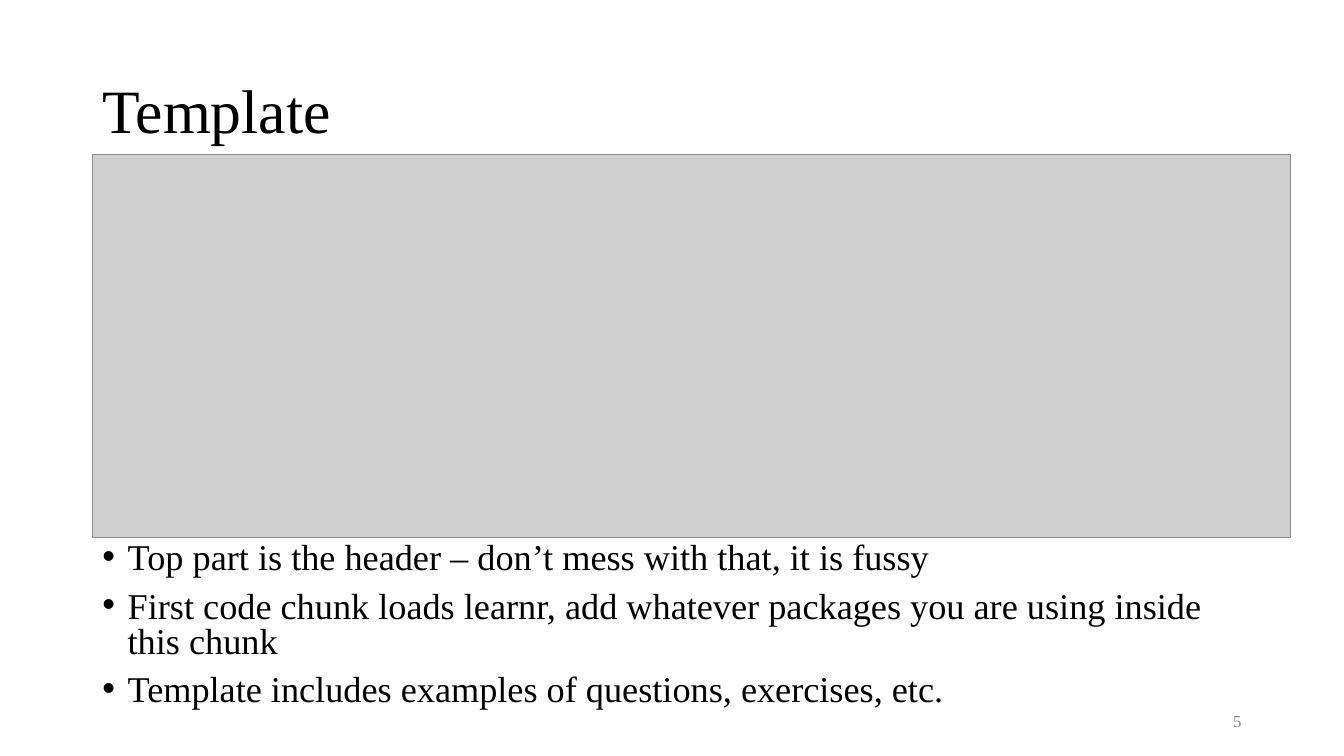
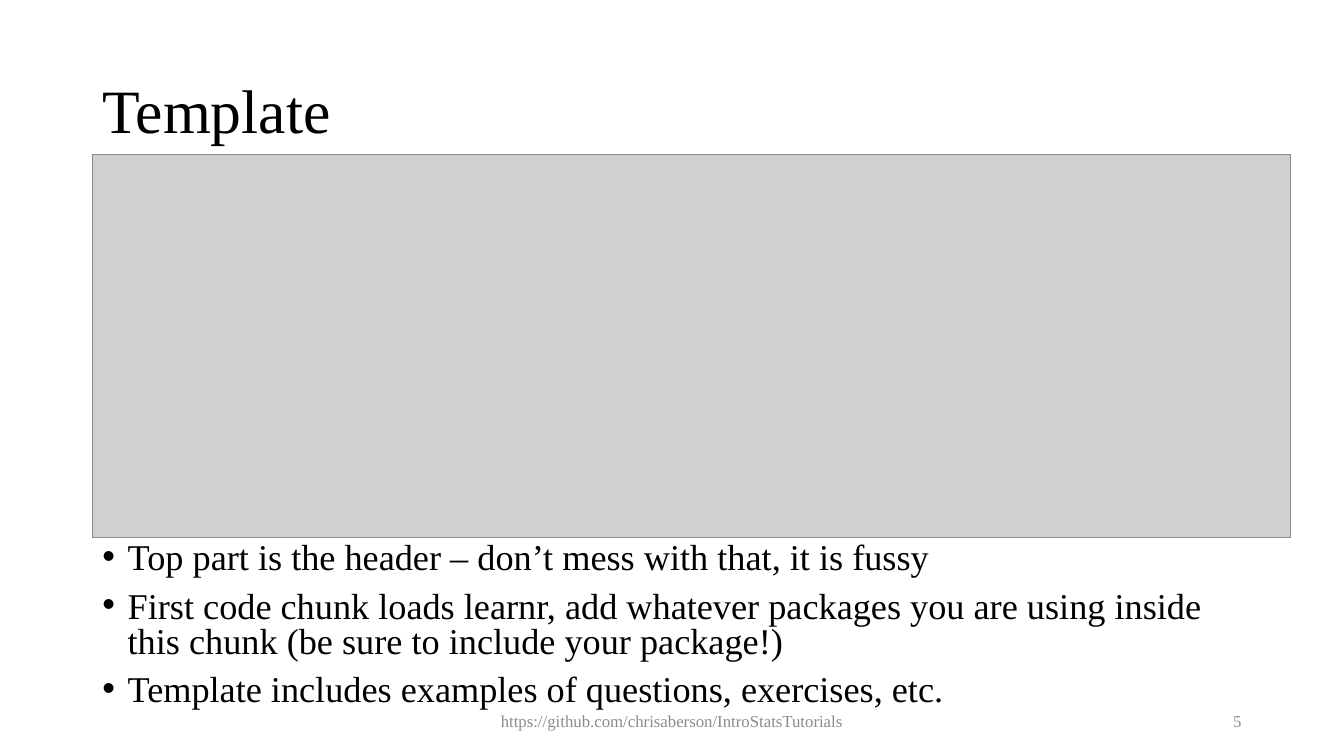
Before and after one commit to chrisaberson/IntroStatsTutorials, a slide deck: slide 5 of ppt/learnr.pptx. Drawn at 1344x756 pixels with LibreOffice and Linux fonts; fonts in the diff are those of the drawing; grey boxes stand for pictures. Boxes give left, top, right and bottom in pixels: in the first picture for what was removed or moved away, otherwise in the second. Text is boxed around its words. In the diff, an @@ line names an element or a change of style, - is before the commit and + after.

```diff
--- a/ppt/learnr.pptx
+++ b/ppt/learnr.pptx
@@ text at <box>128,593,1202,661</box>: text changed @@
-• First code chunk loads learnr, add whatever packages you are using inside this chunk
+• First code chunk loads learnr, add whatever packages you are using inside this chunk (be sure to include your package!)
@@ text added at <box>501,715,843,731</box>, 12 pt, text #8C8C8C @@
+https://github.com/chrisaberson/IntroStatsTutorials
```
Also in this commit, not shown: 41 other slides changed, 4 slides added.
